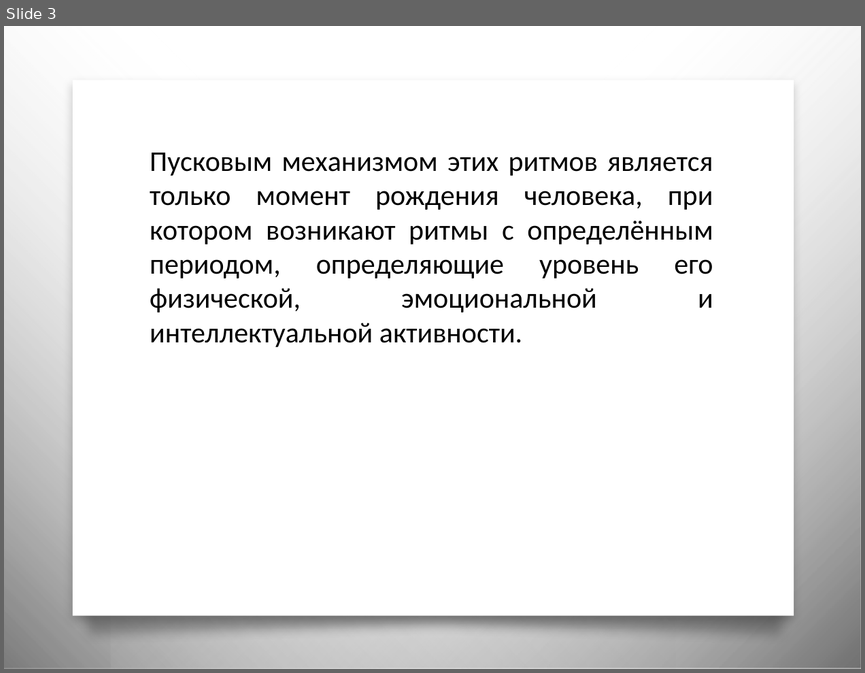
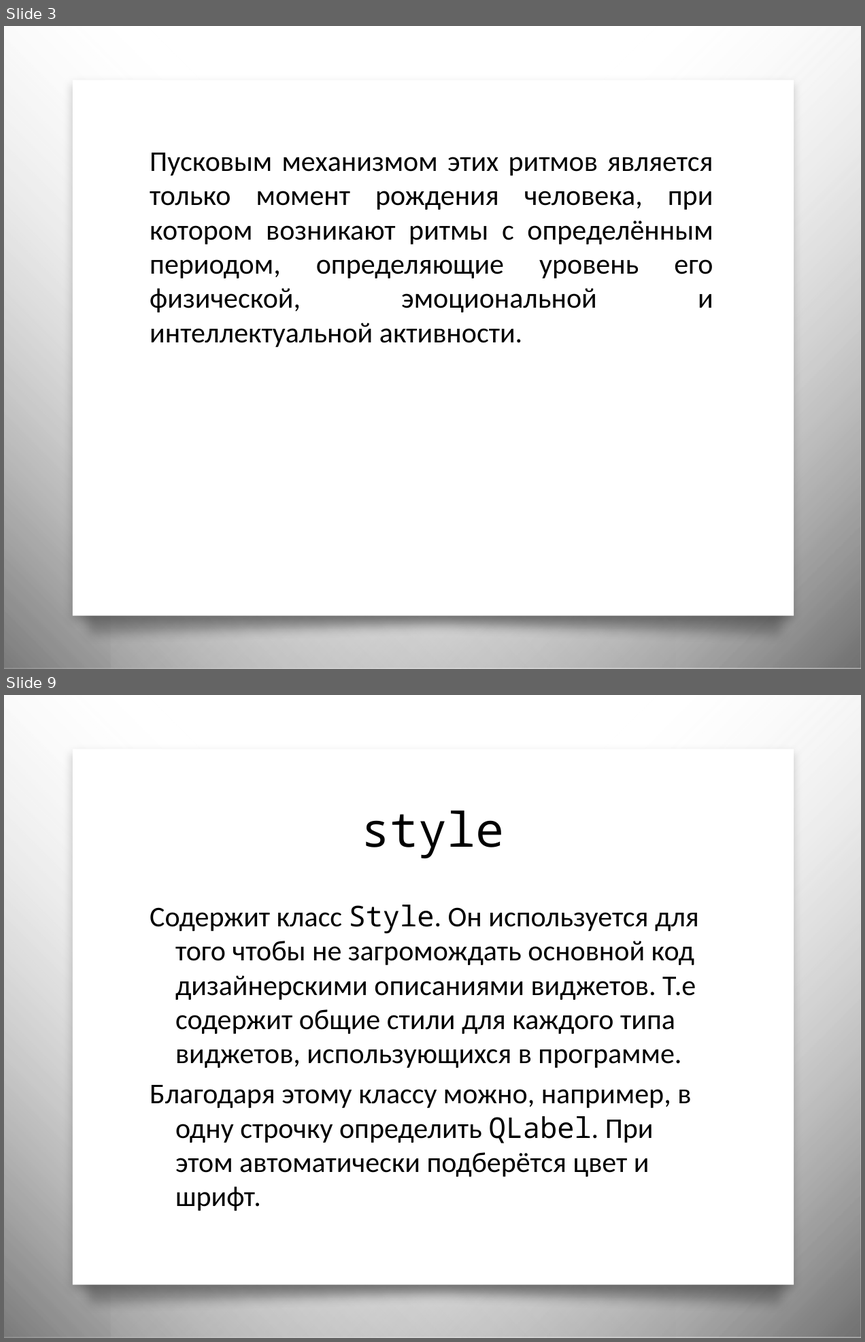
Before and after one commit to iterna1/BioRythms, a slide deck: BioRythms.pptx. Shown one above the other, each under a label of ours: slide 3 before the commit, slides 3 and 9 after it; the slides between them are not shown. The pictures are 865x673 and 865x1342 pixels, drawn with LibreOffice and Linux fonts; fonts in the diff are those of the drawing; background and template pictures are left out. Boxes give left, top, right and bottom in pixels: in the first picture for what was removed or moved away, otherwise in the second. Text is boxed around its words. In the diff, an @@ line names an element or a change of style, - is before the commit and + after.

```diff
--- a/BioRythms.pptx
+++ b/BioRythms.pptx
@@ slide 9 added at (4,695,861,1338), background picture (left out); not listed: 4 template elements that a slide beside it also shows @@
@@ title added at (362,810,504,858), 40 pt, text #000000 @@
+style
@@ text added at (150,904,699,1210), 24 pt, text #000000 @@
+Содержит класс Style. Он используется для того чтобы не загромождать основной код дизайнерскими описаниями виджетов. Т.е содержит общие стили для каждого типа виджетов, использующихся в программе.
+Благодаря этому классу можно, например, в одну строчку определить QLabel. При этом автоматически подберётся цвет и шрифт.
```
Also in this commit, not shown: 6 slides changed, 2 other slides added, 2 slides removed.
